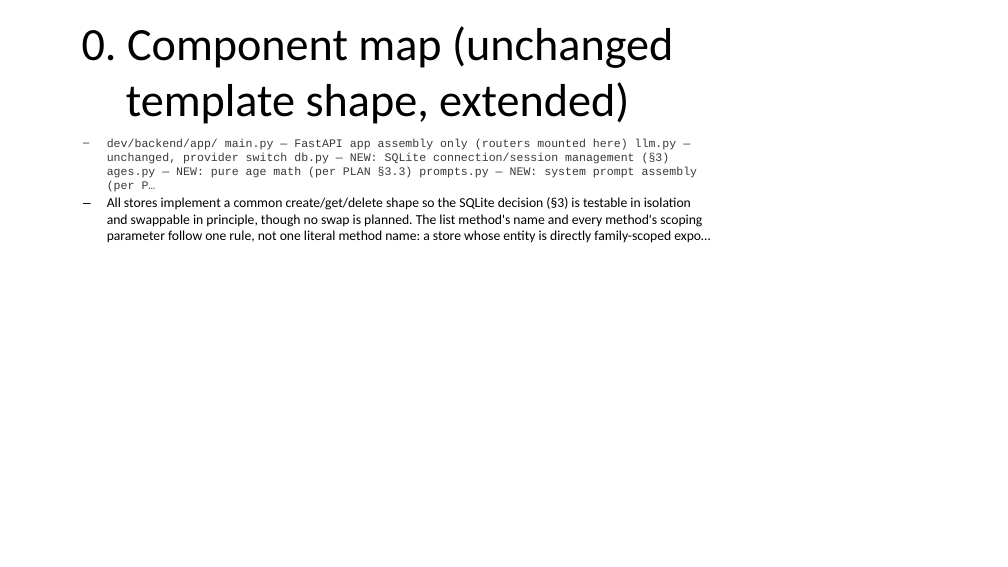
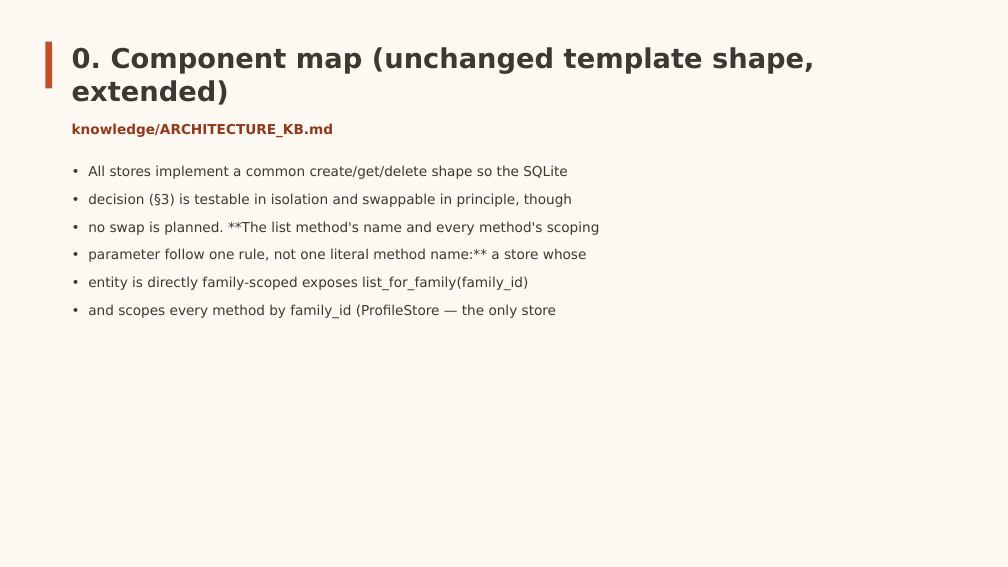
Before and after one commit to tandonakhil/AICluadeCode, a slide deck: slide 7 of projects/little-milestones/deliverables/architecture.pptx (slide 4 before the commit). Drawn at 1008x567 pixels with LibreOffice and Linux fonts; fonts in the diff are those of the drawing. Boxes give left, top, right and bottom in pixels: in the first picture for what was removed or moved away, otherwise in the second. Text is boxed around its words. In the diff, an @@ line names an element or a change of style, - is before the commit and + after.

```diff
--- a/projects/little-milestones/deliverables/architecture.pptx
+++ b/projects/little-milestones/deliverables/architecture.pptx
@@ background #FFFFFF to #FDF8F2 @@
@@ rectangle added at [45,42,52,88], fill #C1502A @@
@@ text "0. Component map (unchanged template ...": place and size @@
-text "0. Component map (unchanged template ..." at [82,26,673,124]
+text "0. Component map (unchanged template ..." at [72,47,814,105]
@@ text "0. Component map (unchanged template ..." at [72,47,814,105]: size 44 to 26 pt, font Calibri to DejaVu Sans, text colour #000000 to #3D3833, bold on; alignment centre to left; more space between paragraphs; vertical alignment middle to top @@
@@ text added at [72,123,333,138], 13 pt, text #8F3A1D, bold @@
+knowledge/ARCHITECTURE_KB.md
@@ text at [88,165,600,319]: text changed; font Calibri to DejaVu Sans; text colour #000000 to #3D3833 @@
-  – dev/backend/app/ main.py — FastAPI app assembly only (routers mounted here) llm.py — unchanged, provider switch db.py — NEW: SQLite connection/session management (§3) ages.py — NEW: pure age math (per PLAN §3.3) prompts.py — NEW: system prompt assembly (per P…
-  – All stores implement a common create/get/delete shape so the SQLite decision (§3) is testable in isolation and swappable in principle, though no swap is planned. The list method's name and every method's scoping parameter follow one rule, not one literal method name: a store whose entity is directly family-scoped expo…
+• All stores implement a common create/get/delete shape so the SQLite
+• decision (§3) is testable in isolation and swappable in principle, though
+• no swap is planned. **The list method's name and every method's scoping
+• parameter follow one rule, not one literal method name:** a store whose
+• entity is directly family-scoped exposes list_for_family(family_id)
+• and scopes every method by family_id (ProfileStore — the only store
```
Also in this commit, not shown: 1 other slide changed, 18 slides added, 33 slides removed, 4 other files.
